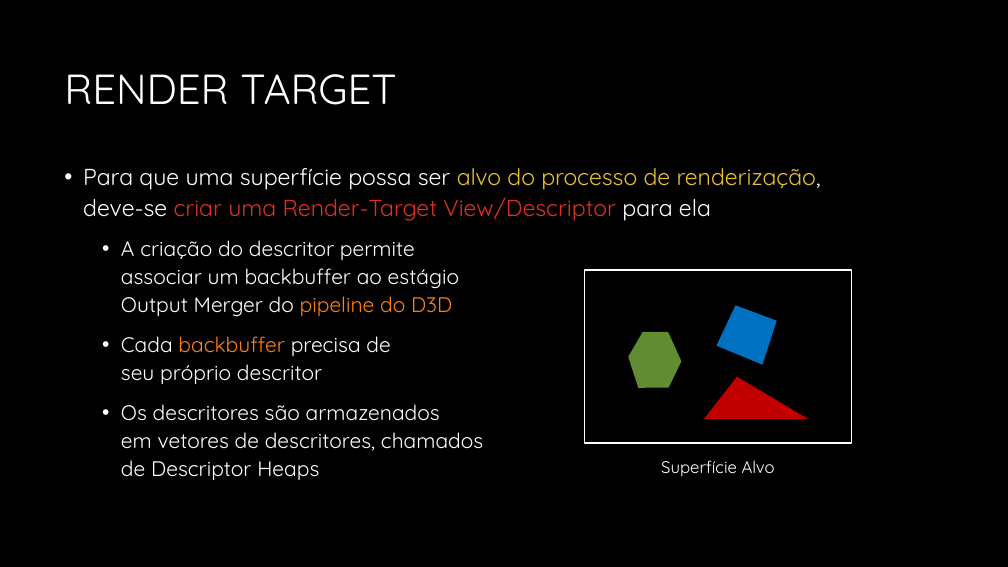
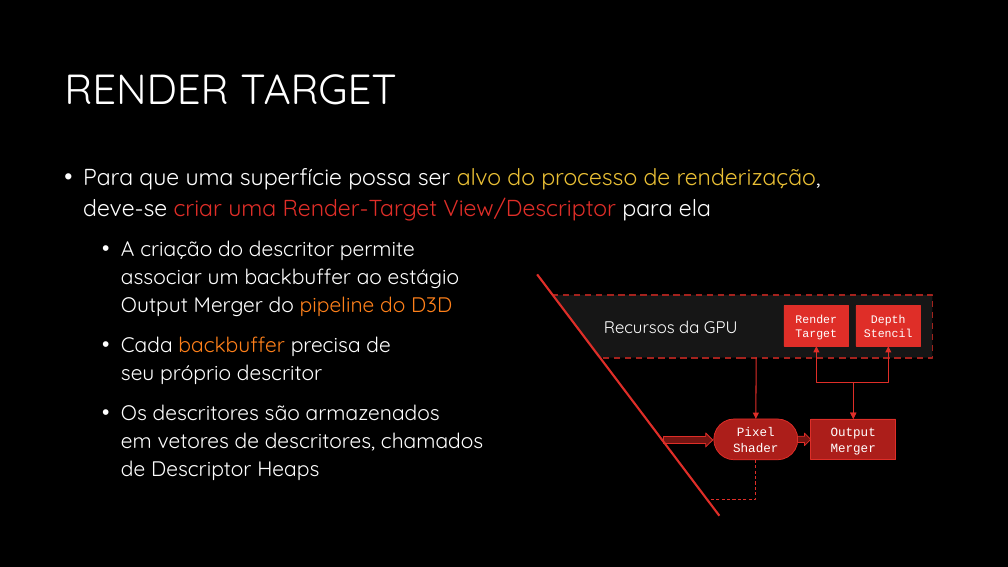
Before and after one commit to JudsonSS/CG, a slide deck: slide 15 of Slides/06. Inicialização do Direct3D.pptx (slide 14 before the commit). Drawn at 1008x567 pixels with LibreOffice and Linux fonts; fonts in the diff are those of the drawing; background and template pictures are left out. Boxes give left, top, right and bottom in pixels: in the first picture for what was removed or moved away, otherwise in the second. Text is boxed around its words. In the diff, an @@ line names an element or a change of style, - is before the commit and + after.

```diff
--- a/Slides/06. Inicialização do Direct3D.pptx
+++ b/Slides/06. Inicialização do Direct3D.pptx
@@ group added at (534,274,932,516): 4 rectangles, 2 elbow double arrows, 2 down arrows, 1 rounded rectangle, 1 text, 1 elbow line, 1 arrow, 1 right triangle, 1 line @@
+Output Merger
+Pixel Shader
+Render Target
+Depth Stencil
+Recursos da GPU
@@ group removed at (585,271,851,477): 3 freeform shapes, 1 rectangle, 1 text @@
-Superfície Alvo
```
Also in this commit, not shown: 13 other slides changed, 3 slides added.
